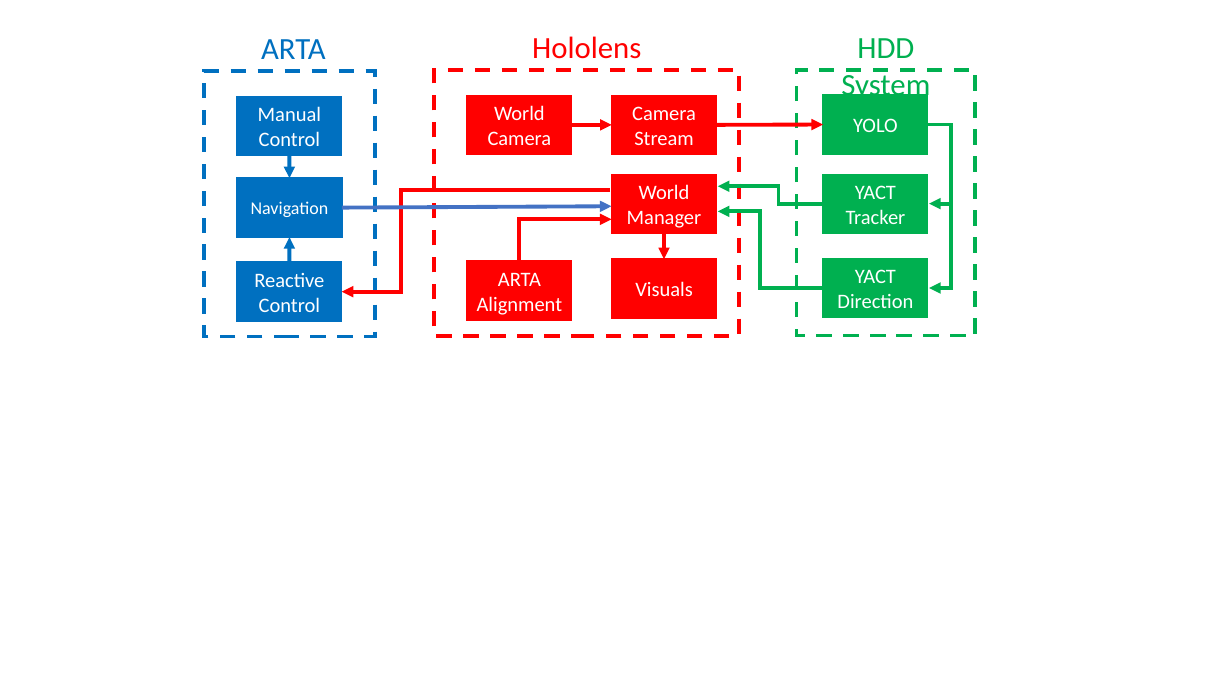
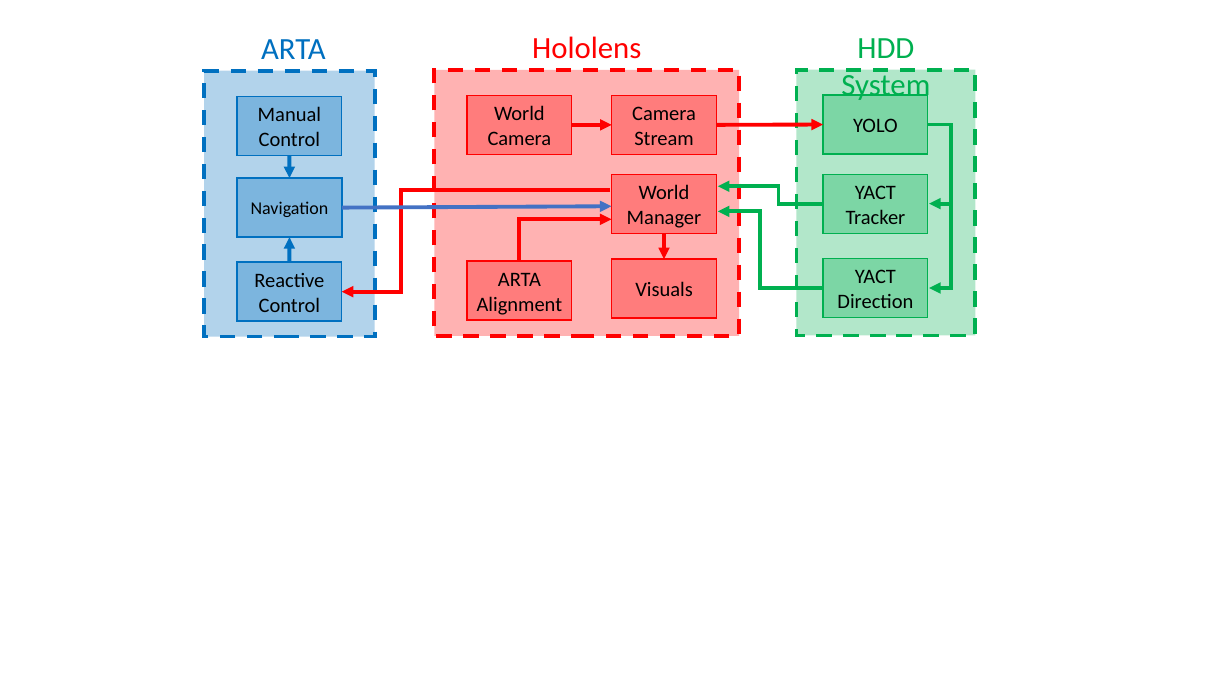
Before and after one commit to alaksana96/FinalYearProject, a slide deck: slide 2 of FinalReport/img/chapter4_analysis/Diagrams.pptx. Drawn at 1232x693 pixels with LibreOffice and Linux fonts; fonts in the diff are those of the drawing. Boxes give left, top, right and bottom in pixels: in the first picture for what was removed or moved away, otherwise in the second. Text is boxed around its words. In the diff, an @@ line names an element or a change of style, - is before the commit and + after.

```diff
--- a/FinalReport/img/chapter4_analysis/Diagrams.pptx
+++ b/FinalReport/img/chapter4_analysis/Diagrams.pptx
@@ rectangle at box(204, 71, 375, 337): fill none to #0070C0 at 30% opacity @@
@@ rectangle at box(434, 70, 739, 336): fill none to #FF0000 at 30% opacity @@
@@ rectangle at box(797, 69, 976, 335): fill none to #00B050 at 30% opacity @@
@@ text colour #FFFFFF to #000000; fill #0070C0 to #0070C0 at 30% opacity in 3 elements at box(237, 96, 341, 155), box(237, 262, 341, 322), box(238, 178, 342, 238) @@
@@ text colour #FFFFFF to #000000; fill #FF0000 to #FF0000 at 30% opacity in 5 elements at box(467, 95, 571, 154), box(612, 175, 716, 234), box(612, 95, 716, 154), box(467, 262, 571, 321), box(612, 259, 716, 318) @@
@@ text colour #FFFFFF to #000000; fill #00B050 to #00B050 at 30% opacity in 3 elements at box(823, 95, 928, 154), box(823, 174, 928, 233), box(823, 259, 928, 318) @@
```
Also in this commit, not shown: 1 other slide changed, 1 slide added, 1 slide removed, 1 other file.
